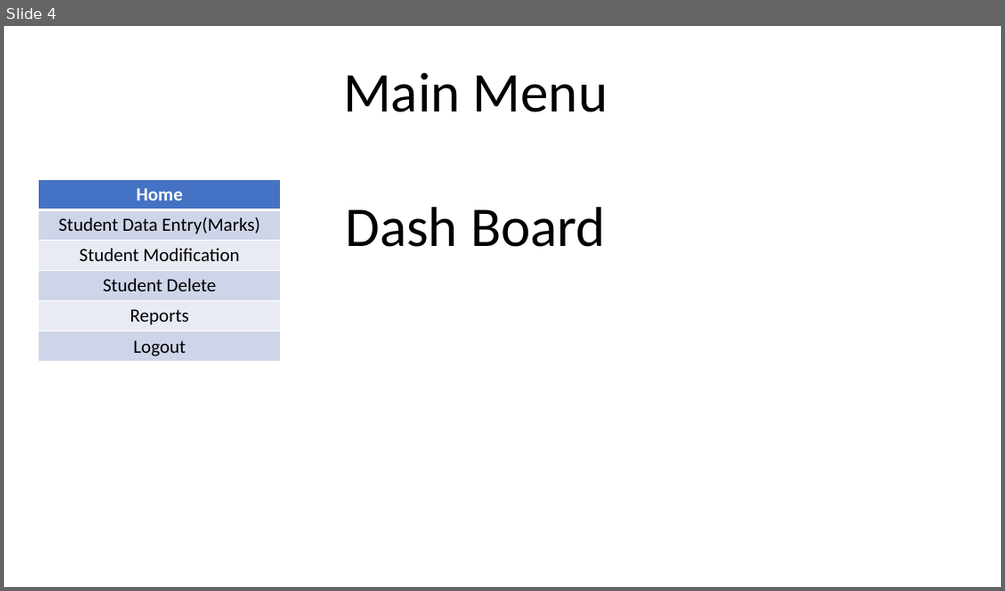
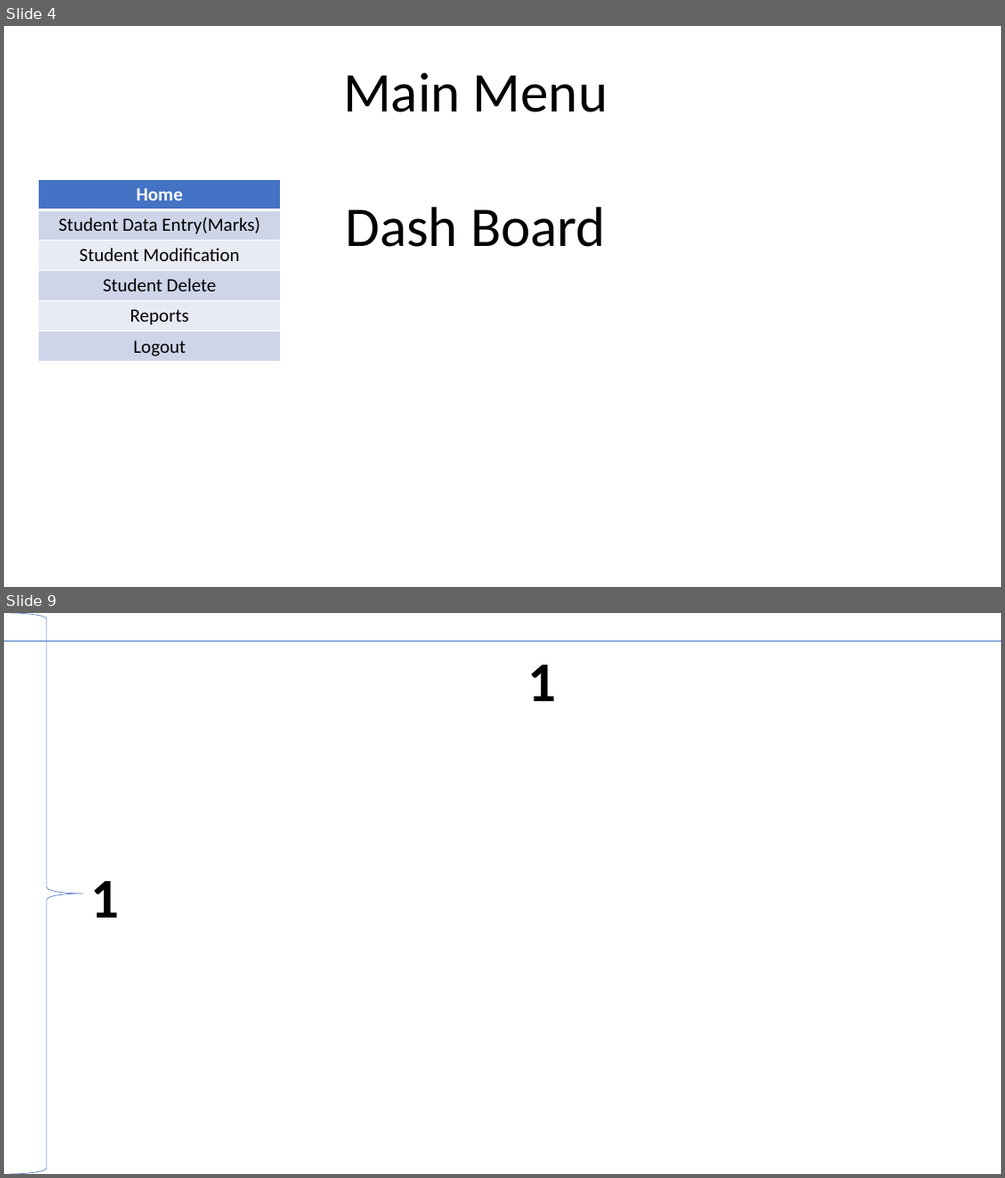
Before and after one commit to phanikumar1666/student_react_project, a slide deck: project.pptx. Shown one above the other, each under a label of ours: slide 4 before the commit, slides 4 and 9 after it; the slides between them are not shown. The pictures are 1005x591 and 1005x1178 pixels, drawn with LibreOffice and Linux fonts; fonts in the diff are those of the drawing. Boxes give left, top, right and bottom in pixels: in the first picture for what was removed or moved away, otherwise in the second. Text is boxed around its words. In the diff, an @@ line names an element or a change of style, - is before the commit and + after.

```diff
--- a/project.pptx
+++ b/project.pptx
@@ slide 9 added at (x1=4, y1=613, x2=1001, y2=1174), background #FFFFFF @@
@@ right brace added at (x1=10, y1=613, x2=83, y2=1174), outline #4472C4 0.5 pt @@
@@ line added from (4, 641) to (1001, 641), #4472C4 0.5 pt @@
@@ text added at (x1=528, y1=665, x2=557, y2=701), 54 pt, text #000000, bold @@
+1
@@ text added at (x1=91, y1=881, x2=120, y2=917), 54 pt, text #000000, bold @@
+1
```
Also in this commit, not shown: 1 slide changed, 10 other slides added, 12 other files.
